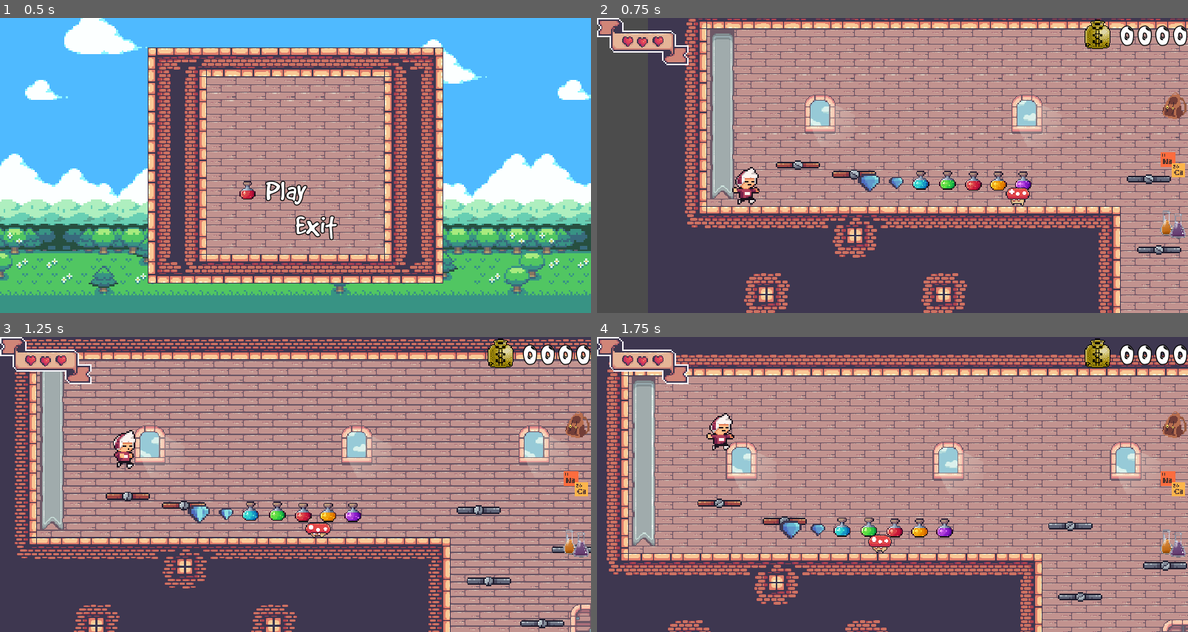
Above: before the commit, frames 1-4 (two rows, left to right).
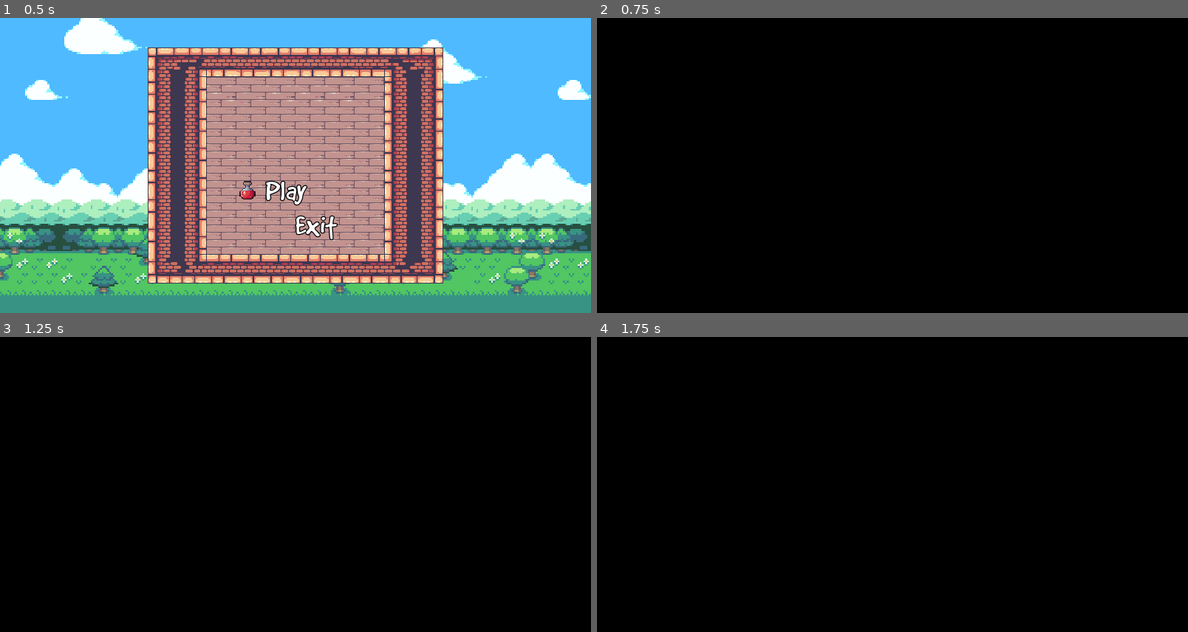
Above: after the commit, the same moments.

Repository: antonio-raian/RogueQuimica
Game: Godot game, scene res://Scenes/Menu.tscn
Two runs of this game, one before a commit and one after it. Both use one fixed random seed, a clock stepped at 60 frames per second and the inputs below.
Inputs:
- Up to frame 1 (0.5 s): no input
- Up to frame 2 (0.75 s): tap Enter (ui_accept) at 0.5, 0.6 s; hold Right (ui_right) from 0.53 s (still down)
- Up to frame 3 (1.25 s): keep holding Right (ui_right); tap Space (jump) at 0.77 s
- Up to frame 4 (1.75 s): release Right (ui_right) at 1.28 s; hold Down (ui_down) from 1.28 s (still down); tap Z (kick) at 1.35 s; tap Space (jump) at 1.52 s; tap Enter (ui_accept) at 1.55 s

Frame 1 is identical in both runs. In frame 2, 100% of the frame differs, in the area x 0-100%, y 0-100%; in frame 3, 100%; in frame 4, 100%.

Commit message:
add: Transitions

Diff:
--- a/Scenes/Itens/Door.tscn
+++ b/Scenes/Itens/Door.tscn
@@ -97,10 +97,11 @@
 [node name="animation" type="AnimationPlayer" parent="."]
 autoplay = "closing"
 anims/closing = SubResource( 1 )
-anims/opening = SubResource( 3 )
+anims/opening = SubResource( 2 )
 
 [node name="CollisionShape2D" type="CollisionShape2D" parent="."]
-shape = SubResource( 4 )
+shape = SubResource( 3 )
 
 [connection signal="body_entered" from="." to="." method="_on_Door_body_entered"]
 [connection signal="body_exited" from="." to="." method="_on_Door_body_exited"]
+[connection signal="animation_finished" from="animation" to="." method="_on_animation_animation_finished"]
--- a/Scenes/Lobby.tscn
+++ b/Scenes/Lobby.tscn
@@ -15,6 +15,7 @@
 [ext_resource path="res://Scenes/Prefabs/HUD.tscn" type="PackedScene" id=13]
 [ext_resource path="res://Scenes/Itens/SmallDiamond.tscn" type="PackedScene" id=14]
 [ext_resource path="res://Scenes/Itens/BigDiamond.tscn" type="PackedScene" id=15]
+[ext_resource path="res://Scenes/Prefabs/TransitionIn.tscn" type="PackedScene" id=16]
 
 [sub_resource type="ConvexPolygonShape2D" id=1]
 points = PoolVector2Array( 0, 0, 32, 0, 32, 32, 0, 32 )
@@ -622,6 +623,7 @@
 
 [node name="Door" parent="." instance=ExtResource( 3 )]
 position = Vector2( 602, 292 )
+path = "res://Scenes/Rooms/1.tscn"
 
 [node name="platforms" type="Node2D" parent="."]
 
@@ -676,5 +678,7 @@
 quantity = 5
 
 [node name="Player" parent="." instance=ExtResource( 4 )]
-position = Vector2( 23, 168 )
+position = Vector2( 470, 318 )
 collision_mask = 14
+
+[node name="TransitionIn" parent="." instance=ExtResource( 16 )]
--- a/Scenes/Menu.tscn
+++ b/Scenes/Menu.tscn
@@ -1055,9 +1055,9 @@
 
 [node name="title" type="Label" parent="."]
 margin_left = 224.0
-margin_top = 52.0
+margin_top = 59.0
 margin_right = 423.0
-margin_bottom = 167.0
+margin_bottom = 174.0
 custom_fonts/font = SubResource( 2 )
 text = "Rogue Química"
 align = 1
--- a/Scenes/Prefabs/HUD.tscn
+++ b/Scenes/Prefabs/HUD.tscn
@@ -6,7 +6,6 @@
 [ext_resource path="res://Assets/Fonts/Choko.ttf" type="DynamicFontData" id=4]
 [ext_resource path="res://Assets/Itens/bag_potion.png" type="Texture" id=5]
 [ext_resource path="res://Assets/Itens/table_icon (1).png" type="Texture" id=6]
-[ext_resource path="res://Assets/Itens/lab (1).png" type="Texture" id=7]
 [ext_resource path="res://Assets/Itens/12-Live and Coins/Big Heart Icon (18x14) (1).png" type="Texture" id=8]
 [ext_resource path="res://Scripts/Prefabs/CoinsCount.gd" type="Script" id=9]
 [ext_resource path="res://Scripts/Prefabs/LifeControl.gd" type="Script" id=10]
@@ -126,7 +125,7 @@
 anchor_bottom = 1.0
 margin_left = -32.0
 margin_top = 64.0
-margin_bottom = -64.0
+margin_bottom = -119.0
 size_flags_horizontal = 3
 alignment = 1
 __meta__ = {
@@ -135,26 +134,17 @@
 
 [node name="bag" type="TextureRect" parent="VBoxContainer"]
 margin_right = 32.0
-margin_bottom = 61.0
+margin_bottom = 66.0
 size_flags_horizontal = 3
 size_flags_vertical = 3
 texture = ExtResource( 5 )
 stretch_mode = 4
 
 [node name="table" type="TextureRect" parent="VBoxContainer"]
-margin_top = 65.0
+margin_top = 70.0
 margin_right = 32.0
-margin_bottom = 126.0
+margin_bottom = 137.0
 size_flags_horizontal = 3
 size_flags_vertical = 3
 texture = ExtResource( 6 )
 stretch_mode = 4
-
-[node name="lab" type="TextureRect" parent="VBoxContainer"]
-margin_top = 130.0
-margin_right = 32.0
-margin_bottom = 192.0
-size_flags_horizontal = 3
-size_flags_vertical = 3
-texture = ExtResource( 7 )
-stretch_mode = 4
--- /dev/null
+++ b/Scenes/Prefabs/TransitionIn.tscn
@@ -0,0 +1,47 @@
+[gd_scene load_steps=5 format=2]
+
+[ext_resource path="res://Scripts/Prefabs/TransitionIn.gd" type="Script" id=1]
+[ext_resource path="res://Scripts/Prefabs/Overlay.gd" type="Script" id=2]
+
+[sub_resource type="Shader" id=1]
+code = "//Script do Shader --- copiem da parte de baixo em diante
+shader_type canvas_item;
+
+// Parâmetro para controlar o tempo shader
+uniform float progress : hint_range(0, 1);
+
+// Tamanho de cada Diamante em Pixel
+uniform float diamondPixelSize = 10f;
+
+//Função que faz a animação do shader
+void fragment() {
+    float xFraction = fract(FRAGCOORD.x / diamondPixelSize);
+    float yFraction = fract(FRAGCOORD.y / diamondPixelSize);
+
+    float xDistance = abs(xFraction - 0.5);
+    float yDistance = abs(yFraction - 0.5);
+
+    if (xDistance + yDistance + UV.x + UV.y > progress * 4f) {
+        discard;
+    }
+}"
+
+[sub_resource type="ShaderMaterial" id=2]
+shader = SubResource( 1 )
+shader_param/progress = 0.0
+shader_param/diamondPixelSize = 10.0
+
+[node name="TransitionIn" type="CanvasLayer"]
+script = ExtResource( 1 )
+
+[node name="overlay" type="ColorRect" parent="."]
+material = SubResource( 2 )
+anchor_right = 1.0
+anchor_bottom = 1.0
+color = Color( 0, 0, 0, 1 )
+script = ExtResource( 2 )
+__meta__ = {
+"_edit_use_anchors_": false
+}
+
+[node name="transition_fx" type="Tween" parent="."]
--- /dev/null
+++ b/Scenes/Prefabs/TransitionOut.tscn
@@ -0,0 +1,47 @@
+[gd_scene load_steps=5 format=2]
+
+[ext_resource path="res://Scripts/Prefabs/Overlay.gd" type="Script" id=1]
+[ext_resource path="res://Scripts/Prefabs/TransitionOut.gd" type="Script" id=2]
+
+[sub_resource type="Shader" id=1]
+code = "//Script do Shader --- copiem da parte de baixo em diante
+shader_type canvas_item;
+
+// Parâmetro para controlar o tempo shader
+uniform float progress : hint_range(0, 1);
+
+// Tamanho de cada Diamante em Pixel
+uniform float diamondPixelSize = 10f;
+
+//Função que faz a animação do shader
+void fragment() {
+    float xFraction = fract(FRAGCOORD.x / diamondPixelSize);
+    float yFraction = fract(FRAGCOORD.y / diamondPixelSize);
+
+    float xDistance = abs(xFraction - 0.5);
+    float yDistance = abs(yFraction - 0.5);
+
+    if (xDistance + yDistance + UV.x + UV.y > progress * 4f) {
+        discard;
+    }
+}"
+
+[sub_resource type="ShaderMaterial" id=2]
+shader = SubResource( 1 )
+shader_param/progress = 0.0
+shader_param/diamondPixelSize = 10.0
+
+[node name="TransitionOut" type="CanvasLayer"]
+script = ExtResource( 2 )
+
+[node name="overlay" type="ColorRect" parent="."]
+material = SubResource( 2 )
+anchor_right = 1.0
+anchor_bottom = 1.0
+color = Color( 0, 0, 0, 1 )
+script = ExtResource( 1 )
+__meta__ = {
+"_edit_use_anchors_": false
+}
+
+[node name="transition_fx" type="Tween" parent="."]
--- a/Scenes/Rooms/1.tscn
+++ b/Scenes/Rooms/1.tscn
@@ -1,8 +1,10 @@
-[gd_scene load_steps=30 format=2]
+[gd_scene load_steps=32 format=2]
 
 [ext_resource path="res://Assets/TileSet/14-TileSets/Terrain (32x32).png" type="Texture" id=1]
+[ext_resource path="res://Scenes/Prefabs/TransitionOut.tscn" type="PackedScene" id=2]
 [ext_resource path="res://Scenes/Players/Player.tscn" type="PackedScene" id=3]
 [ext_resource path="res://Assets/TileSet/14-TileSets/Decorations (32x32).png" type="Texture" id=4]
+[ext_resource path="res://Scenes/Prefabs/TransitionIn.tscn" type="PackedScene" id=5]
 
 [sub_resource type="ConvexPolygonShape2D" id=1]
 points = PoolVector2Array( 0, 0, 32, 0, 32, 32, 0, 32 )
@@ -809,7 +811,7 @@
 tile_data = PoolIntArray( 21, 0, 0, 65546, 8, 0, 65553, 9, 0, 65557, 1, 0, 131093, 1, 0, 196629, 1, 0, 262154, 7, 0, 262165, 3, 0, 327687, 7, 0, 524287, 0, 0, 458755, 8, 0, 458761, 7, 0, 589823, 2, 0, 524294, 4, 0, 524295, 6, 0 )
 
 [node name="Player" parent="." instance=ExtResource( 3 )]
-position = Vector2( 15, 285 )
+position = Vector2( -10, 317 )
 
 [node name="limit" type="StaticBody2D" parent="."]
 position = Vector2( -34, 271 )
@@ -830,3 +832,7 @@
 
 [node name="colision" type="CollisionShape2D" parent="limit2"]
 shape = SubResource( 26 )
+
+[node name="TransitionOut" parent="." instance=ExtResource( 2 )]
+
+[node name="TransitionIn" parent="." instance=ExtResource( 5 )]
--- a/Scripts/Itens/Door.gd
+++ b/Scripts/Itens/Door.gd
@@ -1,5 +1,8 @@
 extends Area2D
 
+onready var changer_in = get_parent().get_node("TransitionIn")
+
+export var path = String()
 
 func _ready():
 	pass
@@ -14,3 +17,8 @@
 func _on_Door_body_exited(body):
 	if body.name == "Player":
 		$animation.play("closing")
+
+
+func _on_animation_animation_finished(anim_name):
+	if anim_name == "opening":
+		changer_in.change_scene(path)
--- /dev/null
+++ b/Scripts/Prefabs/Overlay.gd
@@ -0,0 +1,6 @@
+extends ColorRect
+
+var progress = 0.0
+
+func _process(delta):
+	material.set("shader_param/progress", progress)
--- /dev/null
+++ b/Scripts/Prefabs/TransitionIn.gd
@@ -0,0 +1,7 @@
+extends CanvasLayer
+
+func change_scene(path, delay = 0.5):
+	$transition_fx.interpolate_property($overlay, "progress", 0.0, 1.0, 2.0, Tween.TRANS_QUINT, Tween.EASE_IN_OUT)
+	$transition_fx.start()
+	yield($transition_fx, "tween_completed")
+	assert(get_tree().change_scene(path) == OK)
--- /dev/null
+++ b/Scripts/Prefabs/TransitionOut.gd
@@ -0,0 +1,6 @@
+extends CanvasLayer
+
+func _ready():
+	$transition_fx.interpolate_property($overlay, "progress", 1.0, 0.0, 2.0, Tween.TRANS_QUINT, Tween.EASE_IN_OUT)
+	$transition_fx.start()
+	pass
Not shown: 2 places in Scenes/Itens/Door.tscn that only renumber resources
Not shown: 1 places in Scenes/Lobby.tscn that only renumber resources
Not shown: 1 places in Scenes/Prefabs/HUD.tscn that only renumber resources
